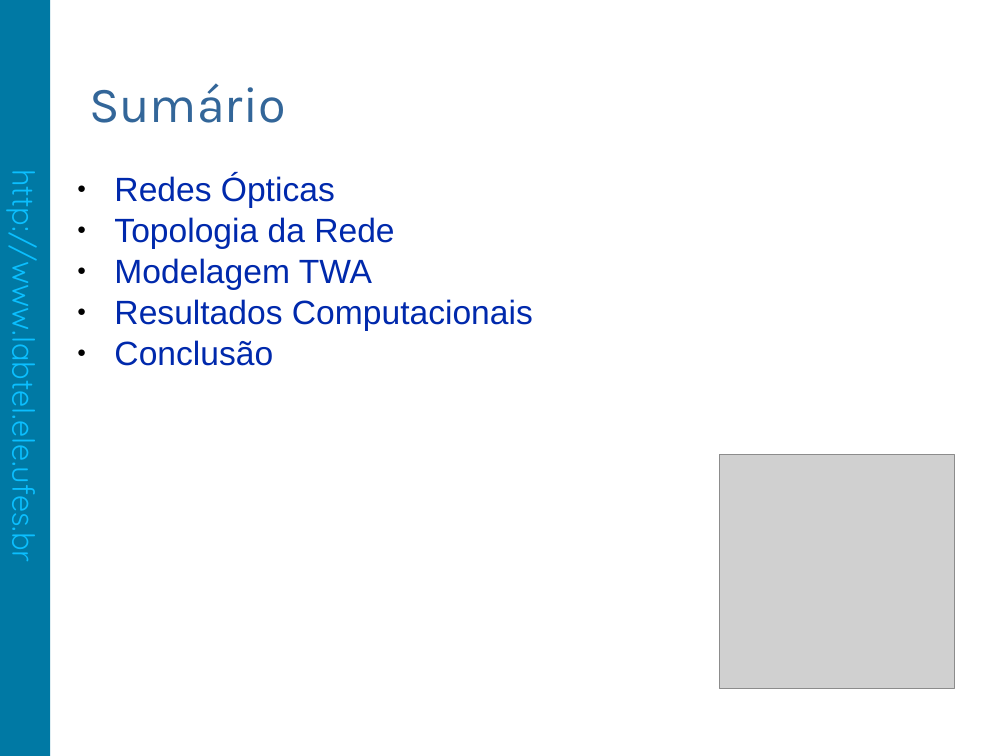
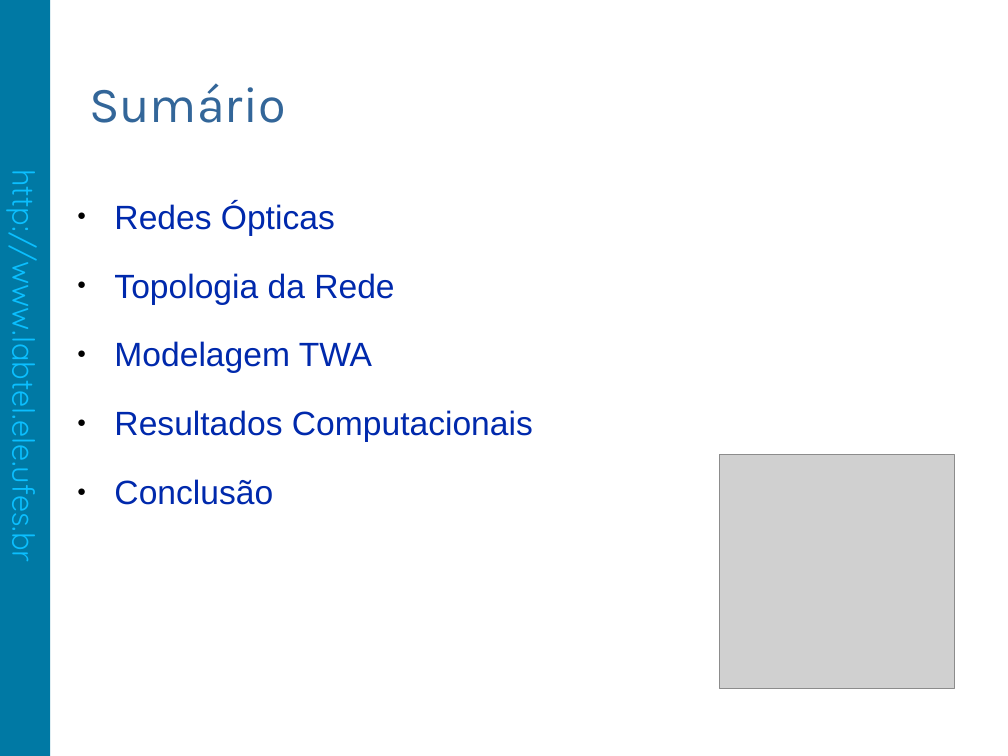
Before and after one commit to fabiolimath/twa, a slide deck: slide 2 of sbpo09/trunk/apresentacao/SBPO2009.TC9-OC.55711.FabioLima.odp. Drawn at 1008x756 pixels with LibreOffice and Linux fonts; fonts in the diff are those of the drawing; grey boxes stand for pictures; background and template pictures are left out. Boxes give left, top, right and bottom in pixels: in the first picture for what was removed or moved away, otherwise in the second. Text is boxed around its words. In the diff, an @@ line names an element or a change of style, - is before the commit and + after.

```diff
--- a/sbpo09/trunk/apresentacao/SBPO2009.TC9-OC.55711.FabioLima.odp
+++ b/sbpo09/trunk/apresentacao/SBPO2009.TC9-OC.55711.FabioLima.odp
@@ text "Redes Ópticas" at (114,202,533,505): line spacing 0.81 to 1.5 @@
```
Also in this commit, not shown: 10 other slides changed, 1 slide added, 2 other files.
